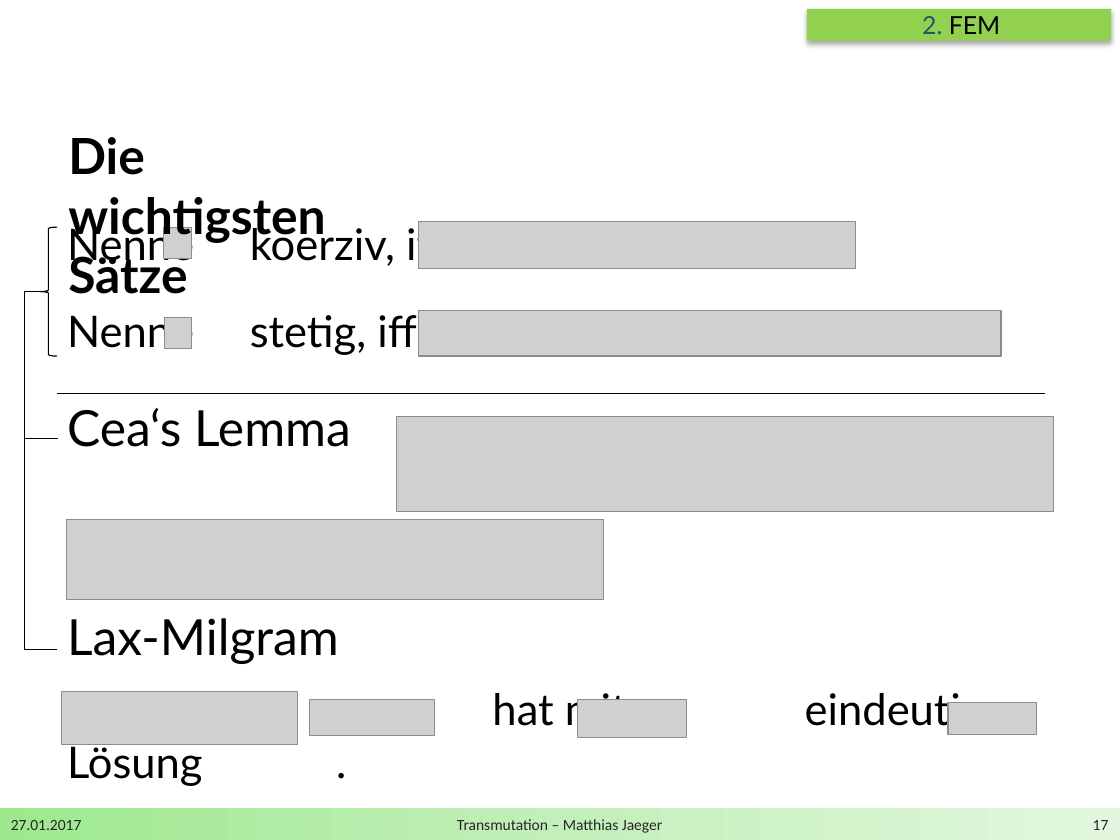
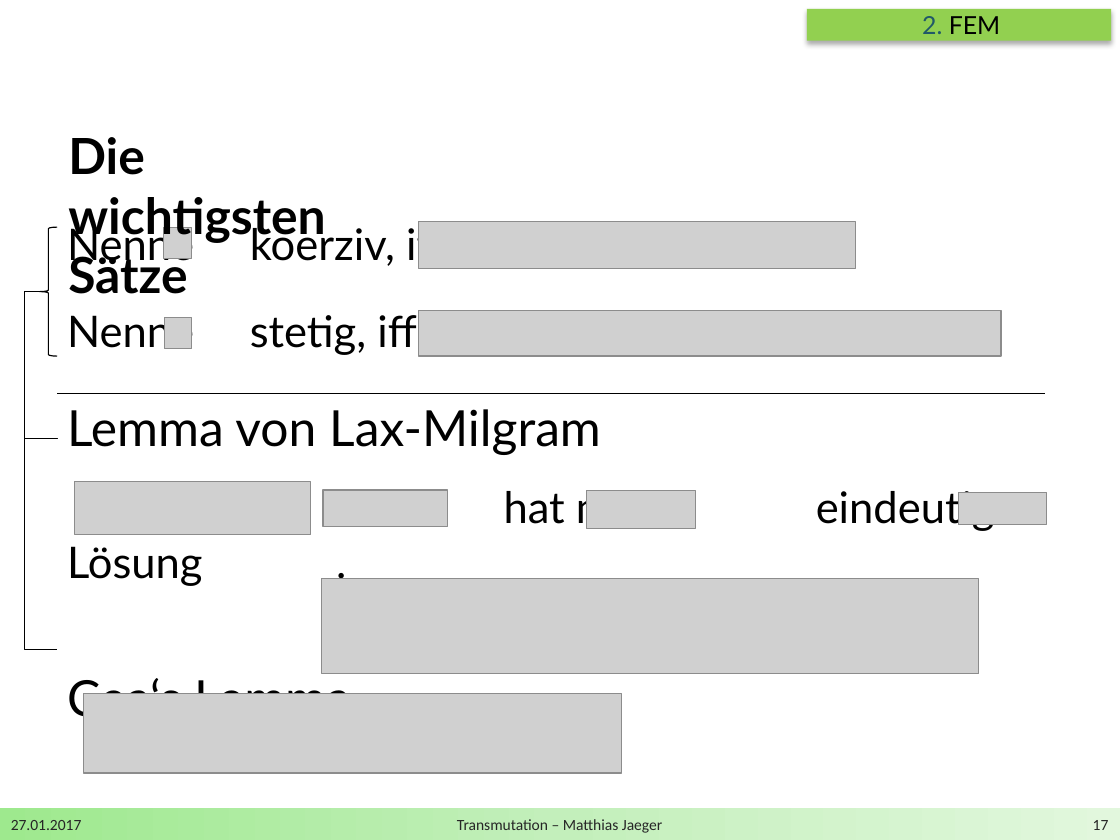
Before and after one commit to DerKleineGauss/Masterarbeit, a slide deck: slide 17 of Zwischenvortrag/Präsentation.pptx. Drawn at 1120x840 pixels with LibreOffice and Linux fonts; fonts in the diff are those of the drawing; grey boxes stand for pictures; background and template pictures are left out. Boxes give left, top, right and bottom in pixels: in the first picture for what was removed or moved away, otherwise in the second. Text is boxed around its words. In the diff, an @@ line names an element or a change of style, - is before the commit and + after.

Commit message:
up

```diff
--- a/Zwischenvortrag/Präsentation.pptx
+++ b/Zwischenvortrag/Präsentation.pptx
@@ text at box(67, 409, 1017, 532): paragraphs added @@
+Lemma von Lax-Milgram
+hat mit eindeutige Lösung .
@@ picture: place and size @@
-picture at box(62, 691, 298, 744)
+picture at box(75, 482, 311, 534)
@@ picture: place and size @@
-picture at box(310, 700, 436, 736)
+picture at box(323, 491, 448, 526)
@@ picture: place and size @@
-picture at box(578, 700, 688, 738)
+picture at box(587, 491, 697, 529)
@@ picture: place and size @@
-picture at box(948, 702, 1036, 735)
+picture at box(959, 492, 1047, 524)
@@ picture: place and size @@
-picture at box(396, 417, 1054, 512)
+picture at box(321, 579, 979, 674)
@@ text at box(67, 618, 1006, 733): paragraphs removed @@
-Lax-Milgram
-hat mit eindeutige Lösung .
@@ picture: place and size @@
-picture at box(66, 520, 604, 599)
+picture at box(84, 693, 622, 773)
```
Also in this commit, not shown: 7 other slides changed.
